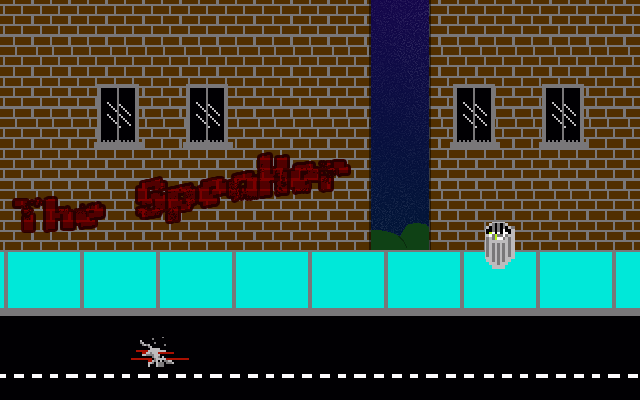
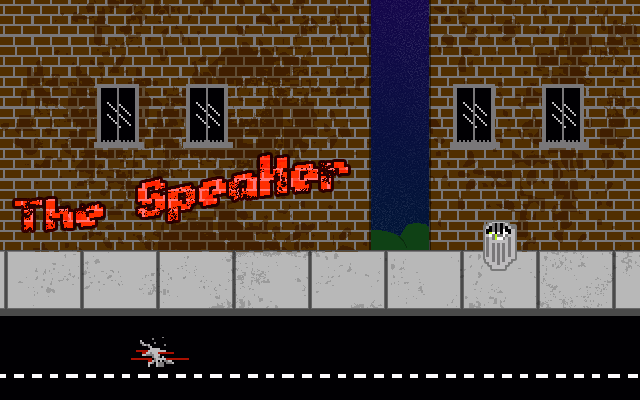
Layers edited between the first and the second (640, 400) image:
"The Speaker": blend darken → lighten, painted on it over (x1=15, y1=155, x2=348, y2=230)
added layer "Sidewalk cracks" (multiply, 27%) above "Sidewalk" over (x1=18, y1=250, x2=640, y2=308)
painted on "Sidewalk" over (x1=0, y1=250, x2=640, y2=316)
added layer "Layer 2" (overlay, 57%) above "Building Background" over (x1=1, y1=0, x2=640, y2=252)
